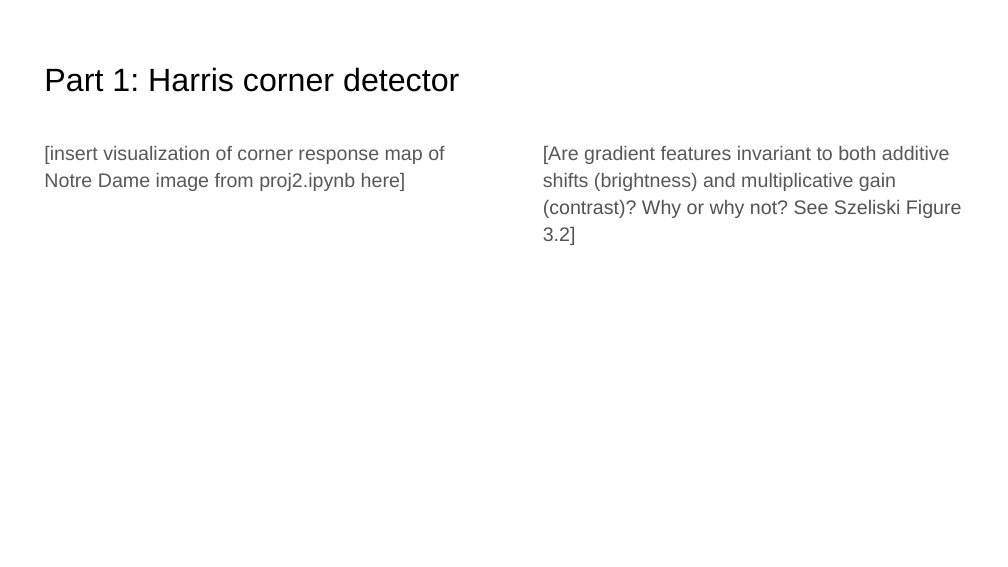
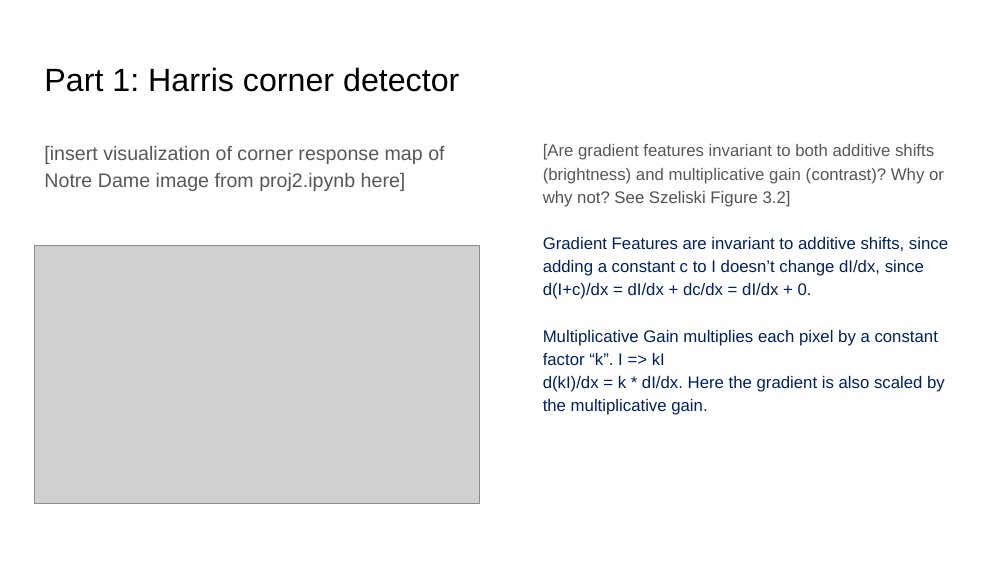
Before and after one commit to aashutoshav/Computer-Vision-Project-2, a slide deck: slide 5 of docs/proj2_report.pptx. Drawn at 1008x567 pixels with LibreOffice and Linux fonts; fonts in the diff are those of the drawing; grey boxes stand for pictures. Boxes give left, top, right and bottom in pixels: in the first picture for what was removed or moved away, otherwise in the second. Text is boxed around its words. In the diff, an @@ line names an element or a change of style, - is before the commit and + after.

```diff
--- a/docs/proj2_report.pptx
+++ b/docs/proj2_report.pptx
@@ text at (543,144,944,207): size 14 to 12 pt in "[Are gradient features invariant to both additive ..." @@
@@ text at (543,237,948,415): paragraphs added @@
+Gradient Features are invariant to additive shifts, since adding a constant c to I doesn’t change dI/dx, since d(I+c)/dx = dI/dx + dc/dx = dI/dx + 0.
+Multiplicative Gain multiplies each pixel by a constant factor “k”. I => kI
+d(kI)/dx = k * dI/dx. Here the gradient is also scaled by the multiplicative gain.
@@ picture added at (34,245,480,503) @@
```
Also in this commit, not shown: 13 other slides changed, 8 other files.
